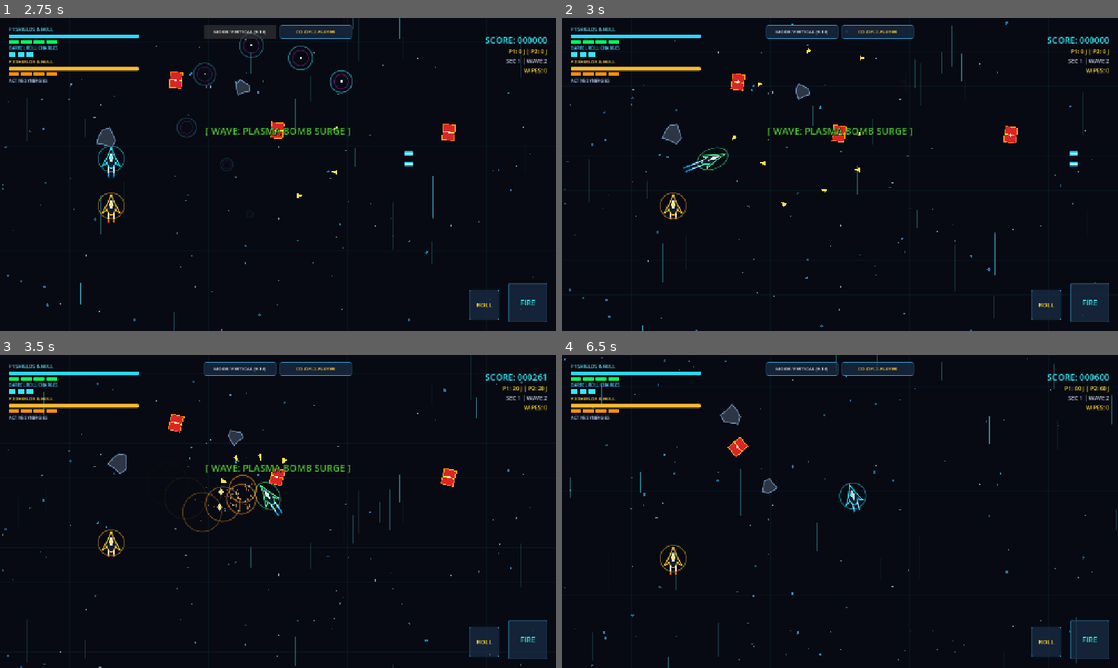
Above: before the commit, frames 1-4 (two rows, left to right).
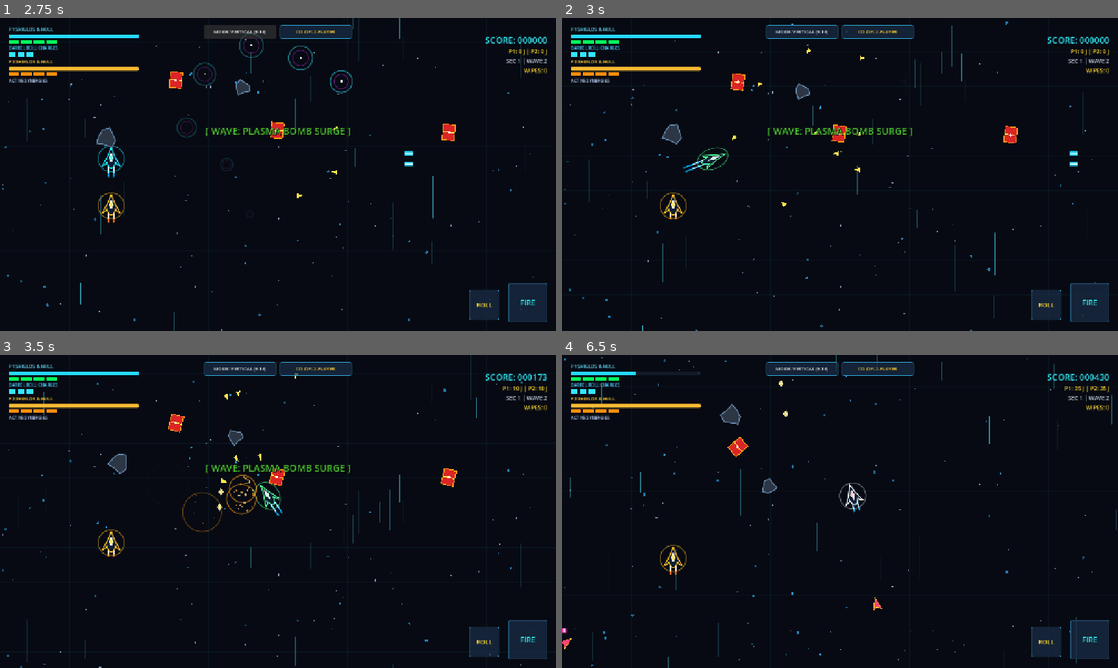
Above: after the commit, the same moments.

Repository: KalaniEhuKai/pilot-wave-d
Game: Godot game, scene res://scenes/Main.tscn
The game is run twice, just before and just after one commit, with the same random seed, the same clock (stepped at 60 frames per second) and the same inputs.
Inputs (mouse positions are in pixels of both pictures, inside the frame that each line leads up to):
- Up to frame 1 (2.75 s): click "MODE: 1-PLAYER" at 0.5 s; click "ENGAGE COMBAT PATROL [ENTER]" at 1.25 s; click "MODE: HORIZONTAL (16:9)" at 2 s
- Up to frame 2 (3 s): tap Enter (p2_fire) at 2.75 s; move the mouse to (962, 158) at 2.77 s; hold D (move_right) from 2.78 s (still down); tap Shift (barrel_roll) at 2.85 s; click (962, 158) at 2.92 s
- Up to frame 3 (3.5 s): keep holding D (move_right)
- Up to frame 4 (6.5 s): release D (move_right) at 3.5 s; drag from (728, 527) to (840, 477) at 3.52 s; move the mouse to (895, 442) at 4.27 s; hold D (move_right) 4.28-5 s; tap Ctrl (p2_barrel_roll) at 4.35 s; drag from (812, 574) to (784, 461) at 5.02 s; move the mouse to (1006, 558) at 5.77 s; hold A (move_left) from 5.78 s (still down); tap Down (p2_move_down) at 5.85 s

Frame 1 is identical in both runs. In frame 2, less than 0.1% of the frame differs, in the area x 35-50%, y 36-56%; in frame 3, 0.3%; in frame 4, 0.4%, in the area x 0-98%, y 5-94%.

Commit message:
feat(ai): Implement individual procedural behavioral mutations (juking, orbital flight, desperation charge, aimed lead) and template wildcards

Diff:
--- a/scripts/Enemy.gd
+++ b/scripts/Enemy.gd
@@ -62,6 +62,17 @@
 var warp_timer: float = 0.0
 var is_charging: bool = false
 var charge_vector: Vector2 = Vector2.ZERO
+
+# Behavioral Mutation Traits (Procedural Variety)
+var has_evasive_juke: bool = false
+var juke_cooldown: float = 0.0
+var has_desperation_charge: bool = false
+var is_desperation_ramming: bool = false
+var has_orbital_flight: bool = false
+var orbital_direction: float = 1.0
+var orbital_radius: float = 240.0
+var has_aimed_lead: bool = false
+var has_burst_spread: bool = false
 
 # Visuals & Juice
 var hit_flash_timer: float = 0.0
@@ -244,9 +255,23 @@
 		EliteAffix.SHIELDED:
 			max_health *= 1.3
 			energy_shield_hp = max_health * 0.6
-			score_value *= 2
-			main_color = Color(0.4, 0.6, 1.0, 1.0)
-			accent_color = Color(0.8, 0.9, 1.0, 1.0)
+	# Procedural Behavioral Mutation Traits
+	lateral_frequency = randf_range(1.8, 3.6)
+	lateral_amplitude = randf_range(50.0, 110.0)
+	orbital_direction = 1.0 if randf() > 0.5 else -1.0
+	orbital_radius = randf_range(200.0, 320.0)
+
+	var trait_chance = 0.25 + (sec - 1) * 0.15
+	if randf() < trait_chance and enemy_type in [EnemyType.SCOUT, EnemyType.INTERCEPTOR, EnemyType.KNIGHT_VANGUARD]:
+		has_evasive_juke = true
+	if randf() < trait_chance and enemy_type in [EnemyType.SCOUT, EnemyType.BOMBER]:
+		has_desperation_charge = true
+	if randf() < (trait_chance * 0.7) and enemy_type in [EnemyType.SCOUT, EnemyType.SNIPER, EnemyType.DRAINER_LEECH]:
+		has_orbital_flight = true
+	if randf() < trait_chance:
+		has_aimed_lead = true
+	if randf() < (trait_chance * 0.6) and enemy_type in [EnemyType.SCOUT, EnemyType.BOMBER, EnemyType.MISSILE_CORVETTE]:
+		has_burst_spread = true
 
 	health = max_health
 
@@ -292,6 +317,39 @@
 func _handle_flight_movement(delta: float) -> void:
 	var fwd = GameAxis.forward
 	var lat = GameAxis.lateral
+
+	# 1. Evasive Juking (Dodging close player bullets)
+	if juke_cooldown > 0.0:
+		juke_cooldown -= delta
+	if has_evasive_juke and juke_cooldown <= 0.0:
+		for b in get_tree().get_nodes_in_group("bullet"):
+			if is_instance_valid(b) and not b.get("is_enemy"):
+				if global_position.distance_to(b.global_position) <= 85.0:
+					var dodge_dir = lat * (1.0 if randf() > 0.5 else -1.0)
+					global_position += dodge_dir * 55.0
+					juke_cooldown = 1.4
+					SoundEffects.play_sfx("roll", 0.06, 5.0)
+					break
+
+	# 2. Desperation Kamikaze Charge on Low Health
+	if has_desperation_charge and health <= max_health * 0.35:
+		var target = _get_closest_player()
+		if target != null:
+			var ram_dir = (target.global_position - global_position).normalized()
+			global_position += ram_dir * speed * 1.8 * delta
+			rotation = ram_dir.angle()
+			is_desperation_ramming = true
+			return
+
+	# 3. Dynamic Orbital Circling
+	if has_orbital_flight:
+		var target = _get_closest_player()
+		if target != null:
+			var to_player = global_position - target.global_position
+			var angle = to_player.angle() + (orbital_direction * 1.6 * delta)
+			global_position = target.global_position + Vector2(cos(angle), sin(angle)) * orbital_radius
+			rotation = (target.global_position - global_position).angle()
+			return
 
 	match enemy_type:
 		EnemyType.SCOUT:
@@ -411,6 +469,23 @@
 
 	var fwd = GameAxis.forward
 	var lat = GameAxis.lateral
+
+	# Procedural Attack Trait: Aimed Lead Prediction
+	if has_aimed_lead and enemy_type in [EnemyType.SCOUT, EnemyType.INTERCEPTOR, EnemyType.KNIGHT_VANGUARD]:
+		var target = _get_closest_player()
+		if target != null:
+			var target_vel = target.get("current_velocity")
+			var lead_offset = (target_vel * 0.28) if target_vel != null else Vector2.ZERO
+			var lead_dir = ((target.global_position + lead_offset) - global_position).normalized()
+			_spawn_enemy_bullet(global_position + lead_dir * 18.0, lead_dir, 1.0, 440.0)
+			return
+
+	# Procedural Attack Trait: Burst Spread
+	if has_burst_spread and enemy_type in [EnemyType.SCOUT, EnemyType.BOMBER, EnemyType.MISSILE_CORVETTE]:
+		for a in [-16.0, 0.0, 16.0]:
+			var d = fwd.rotated(deg_to_rad(a))
+			_spawn_enemy_bullet(global_position + d * 18.0, d, 1.0, 400.0)
+		return
 
 	match enemy_type:
 		EnemyType.SCOUT:
--- a/scripts/TestRunner.gd
+++ b/scripts/TestRunner.gd
@@ -326,6 +326,22 @@
 	assert(ouroboros_flags["won"] == true, "Ouroboros defeat signal failed!")
 	print(" - 12G: Apex Titan Ouroboros obliterated! Defeat signal triggered.")
 
+	# 12H. Verify Enemy Behavioral Mutations & Template Wildcard Mutator
+	var mutating_enemy = enemy_scene.instantiate()
+	main_inst.add_child(mutating_enemy)
+	mutating_enemy.setup(0, Vector2(250, 250), -1, null, 0)
+	mutating_enemy.has_evasive_juke = true
+	mutating_enemy.has_desperation_charge = true
+	mutating_enemy.has_aimed_lead = true
+	mutating_enemy.has_orbital_flight = true
+	assert(mutating_enemy.has_evasive_juke and mutating_enemy.has_desperation_charge and mutating_enemy.has_aimed_lead, "Enemy behavioral traits failed to assign!")
+	mutating_enemy.queue_free()
+
+	var base_template = WaveDirector.get_all_templates()[0]
+	var mutated_t = wd2._mutate_template(base_template, 3)
+	assert(mutated_t.has("spawns") and mutated_t["spawns"].size() > 0, "Mutated template invalid!")
+	print(" - 12H: Procedural behavioral mutations and template wildcard system verified.")
+
 	print("\n====================================================")
 	print("--- ALL VERIFICATION TESTS PASSED 100% CLEANLY ---")
 	print("====================================================")
--- a/scripts/WaveDirector.gd
+++ b/scripts/WaveDirector.gd
@@ -404,7 +404,45 @@
 	if recent_templates.size() > 6:
 		recent_templates.pop_front()
 
-	return chosen
+	return _mutate_template(chosen, sector_idx)
+
+func _mutate_template(template: Dictionary, sector_idx: int) -> Dictionary:
+	var mutated = template.duplicate(true)
+
+	# Sector-appropriate enemy pools for wildcard swaps
+	var s1_pool = [SCOUT, BOMBER, INTERCEPTOR, TURRET_PLATFORM, MICRO_DRONE]
+	var s2_pool = [SCOUT, BOMBER, INTERCEPTOR, TURRET_PLATFORM, MICRO_DRONE, SNIPER, SHIELD_FRIGATE, KNIGHT_VANGUARD, MISSILE_CORVETTE, DRAINER_LEECH]
+	var s3_pool = [SCOUT, BOMBER, INTERCEPTOR, TURRET_PLATFORM, MICRO_DRONE, SNIPER, SHIELD_FRIGATE, KNIGHT_VANGUARD, MISSILE_CORVETTE, DRAINER_LEECH, HEAVY_CRUISER, PHANTOM, DRONE_CARRIER, WARP_STALKER, MINE_TETHER]
+	var current_pool = s1_pool if sector_idx == 1 else (s2_pool if sector_idx == 2 else s3_pool)
+
+	var elite_chance = 0.10 if sector_idx == 1 else (0.30 if sector_idx == 2 else 0.55)
+	var possible_affixes = [AFFIX_ARMORED, AFFIX_VOLATILE, AFFIX_SWIFT, AFFIX_SHIELDED]
+
+	# 1. Procedural Spawn Batch Mutation (Wildcards & Elite Promotions)
+	var spawns = mutated.get("spawns", [])
+	for batch in spawns:
+		# Wildcard swap (35% chance)
+		if randf() < 0.35 and not current_pool.is_empty():
+			current_pool.shuffle()
+			batch["type"] = current_pool[0]
+
+		# Elite Affix Promotion
+		if randf() < elite_chance and batch.get("affix", 0) == 0 and batch["type"] != MICRO_DRONE:
+			possible_affixes.shuffle()
+			batch["affix"] = possible_affixes[0]
+
+		# Timing jitter
+		if batch.has("delay"):
+			batch["delay"] = maxf(0.0, batch["delay"] + randf_range(-0.3, 0.3))
+
+	# 2. Procedural Hazard Mutation
+	var hazards = mutated.get("hazards", [])
+	if randf() < 0.35:
+		var bonus_hazard = HZ_ASTEROID if randf() > 0.5 else HZ_PLASMA_BARREL
+		hazards.append({"type": bonus_hazard, "count": randi_range(1, 2)})
+		mutated["hazards"] = hazards
+
+	return mutated
 
 func calculate_wave_budget(sector_idx: int, wave_idx: int, players: Array) -> float:
 	var base_budget = 45.0
